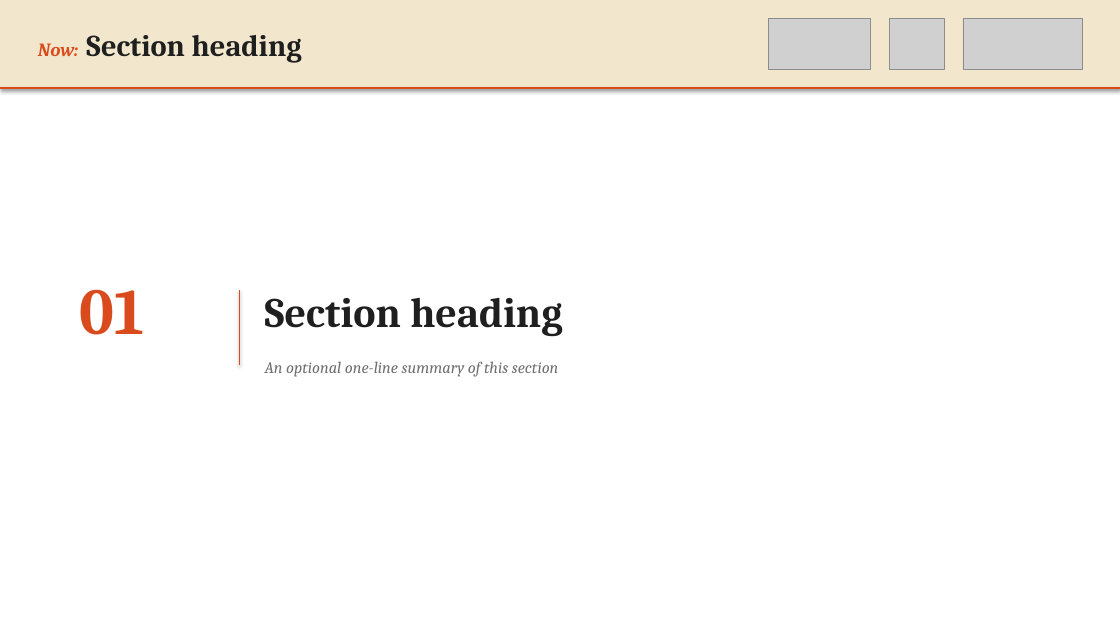
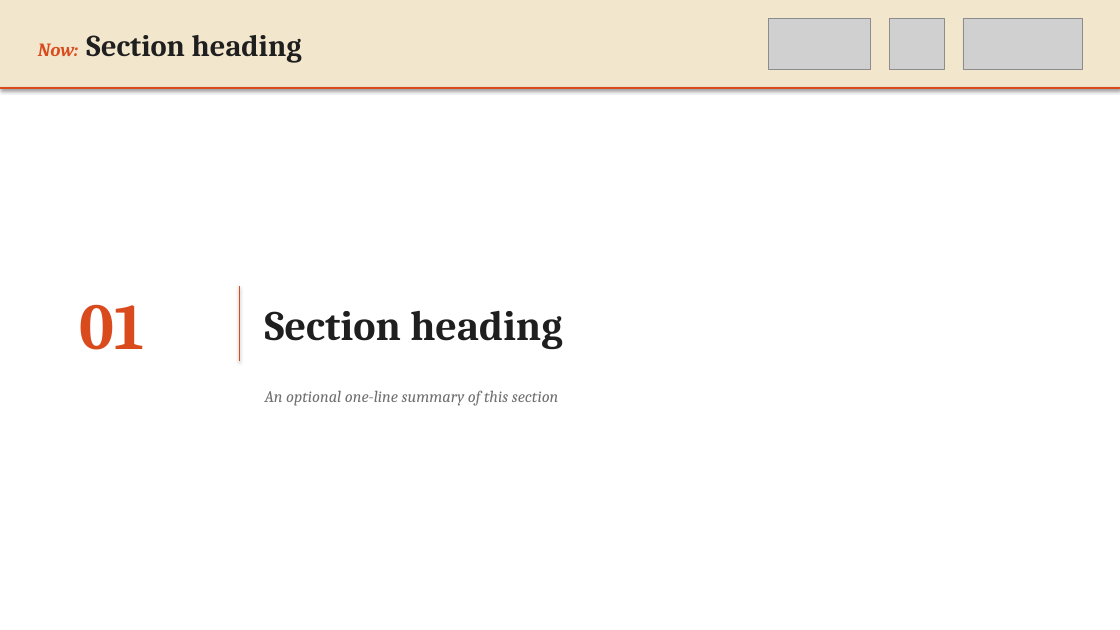
Before and after one commit to preordinary/KCLNLP_SlidesTemplate, a slide deck: slide 2 of templates/tree_yellow_texture/KCLNLP_TreeYellow.pptx. Drawn at 1120x630 pixels with LibreOffice and Linux fonts; fonts in the diff are those of the drawing; grey boxes stand for pictures. Boxes give left, top, right and bottom in pixels: in the first picture for what was removed or moved away, otherwise in the second. Text is boxed around its words. In the diff, an @@ line names an element or a change of style, - is before the commit and + after.

```diff
--- a/templates/tree_yellow_texture/KCLNLP_TreeYellow.pptx
+++ b/templates/tree_yellow_texture/KCLNLP_TreeYellow.pptx
@@ text "01" at <box>80,304,145,350</box>: vertical alignment top to middle @@
@@ text "Section heading": place and size @@
-text "Section heading" at <box>265,297,562,337</box>
+text "Section heading" at <box>265,310,562,350</box>
@@ text "Section heading" at <box>265,310,562,350</box>: vertical alignment top to middle @@
@@ line moved from (239, 290) - (239, 365) to (239, 286) - (239, 361) @@
@@ text "An optional one-line summary of ...": place and size @@
-text "An optional one-line summary of ..." at <box>265,361,558,377</box>
+text "An optional one-line summary of ..." at <box>265,390,558,406</box>
```
Also in this commit, not shown: 1 other file.
